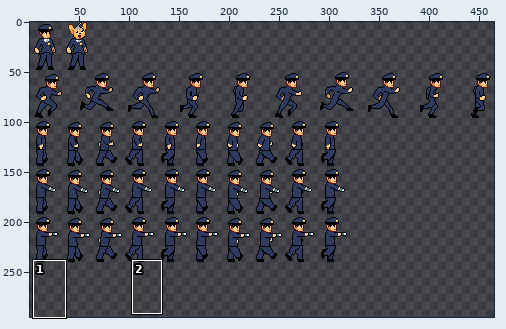
A sprite sheet gets an edit: Assets/Textures/Character/Police.png. The first picture is a wide view before the edit; the outline marks the close-up.
Close-up. Before the commit:
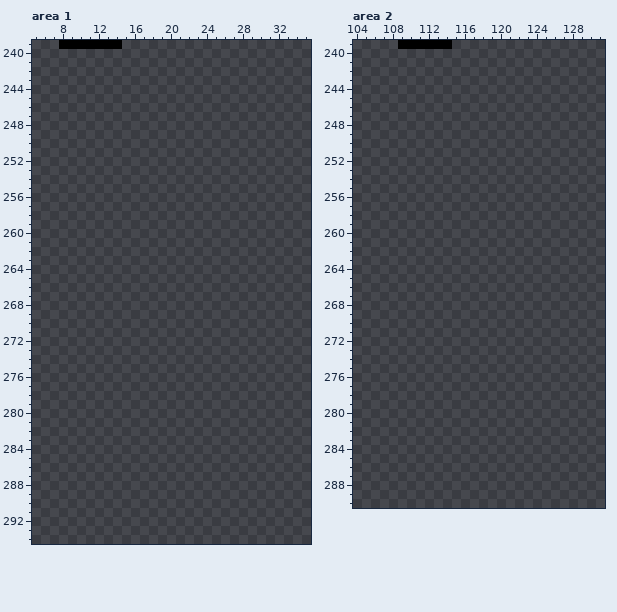
The file is 480x320 pixels. Shown: area 1: x 5..35, y 239..294; area 2: x 104..131, y 239..290. The wide view leaves out empty margins. The commit also changed other parts of the picture, which this record leaves out.
New version:
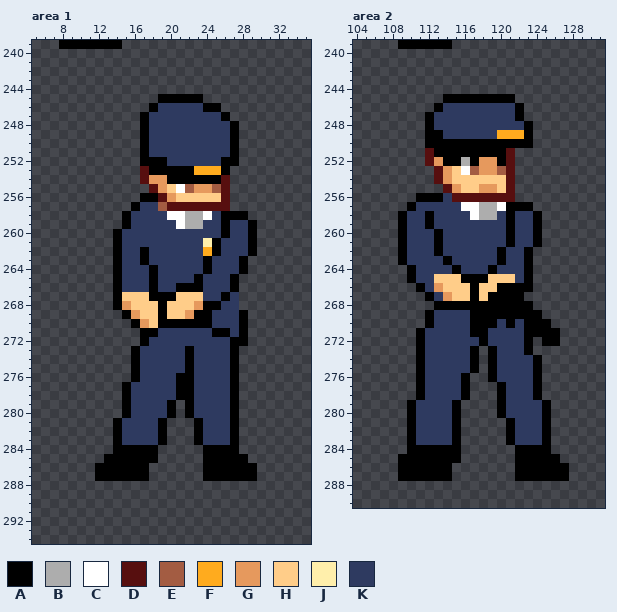
Palette (. is transparent): A #000000  B #adadad  C #ffffff  D #570f0f  E #a35c42  F #ffab1e  G #e6995d  H #ffcd89  J #ffefab  K #2e3a60
Change:
Changed rows in their new state; - is an unchanged pixel.
Area 1:
first column x 12:
245 -------AAAAA------
246 ------AKKKKKAA----
247 -----AKKKKKKKKA---
248 -----AKKKKKKKKKA--
249 -----AKKKKKKKKKA--
250 -----AKKKKKKKKKA--
251 -----AKKKKKKKKKA--
252 -----AAAKKKKKKAA--
253 -----DAAAAAFFFA---
254 -----DGGAAAAAAD---
255 ------DGHCEGGED---
256 -----AADGHHHHHD---
257 ----AKKEDDDDDDD---
258 ---AKKKKCCBBCKAAA-
259 ---AKKKKKCBBKKAKKA
260 --AKKKKKKKKKKKAKKA
261 --AKKKKKKKKKJAKKKA
262 --AKKAKKKKKKFAKKKA
263 --AKKAKKKKKKAKKKA-
264 --AKKKAKKKKKAKKKA-
265 --AKKKAKKKKAKKKA--
266 --AKKKAKKAAAKKKA--
267 --AHHHAAAHHHKKAK--
268 --AGHHHAHHHGAAKK--
269 ---AGHHAHHGAAKKKA-
270 ----AGHAAAAAAKKKA-
271 -----AAKKKKKKAAKA-
272 -----AKKKKKKKKKAA-
273 ----AKKKKKAKKKKA--
274 ----AKKKKKAKKKKA--
275 ----AKKKKKAKKKKA--
276 ----AKKKKAAKKKKA--
277 ---AKKKKKAAKKKKA--
278 ---AKKKKKAAKKKKA--
279 ---AKKKKA-AKKKKA--
280 ---AKKKKA-AKKKKA--
281 --AKKKKA---AKKKA--
282 --AKKKKA---AKKKA--
283 --AKKKKA---AKKKA--
284 --AAAAA-----AAAA--
285 -AAAAAA-----AAAAA-
286 AAAAAA------AAAAAA
287 AAAAAA------AAAAAA
Area 2:
first column x 109:
245 -----AAAAAAAA------
246 ----AKKKKKKKKA-----
247 ---AKKKKKKKKKA-----
248 ---AKKKKKKKKKKA----
249 ---AAKKKKKKFFFA----
250 ---AAAAAAAAAAAA----
251 ---DAAAAAAAAD------
252 ---DGAABAGGAD------
253 ----DGHCEGGED------
254 ----DGHHHHHHD------
255 -----DGHHGGHD------
256 --AAAKDDDDDDD------
257 -AKKKKKCCBBCAAA----
258 AKKAKKKKCBBKAKKA---
259 AKKAKKKKKKKKAKKA---
260 AKKKAKKKKKKKAKKA---
261 AKKKAKKKKKKKAKKA---
262 AKKKAKKKKKKAKKA----
263 AKKKKAKKKKKAKKA----
264 -AKKKKAKKKAKKKA----
265 -AKKHHHAAAHHHKA----
266 --AKGHHHAHHAAAA----
267 ---AKGHHAHAAAA-----
268 ----AAAAAAAAAAA----
269 ---AKKKKAAAAAAAA---
270 ---AKKKKAAAKAKAAA--
271 --AKKKKKAAKKKKAAAA-
272 --AKKKKKKAKKKKA-AA-
273 --AKKKKKA-AKKKA----
274 --AKKKKKA-AKKKKA---
275 --AKKKKKA-AKKKKA---
276 --AKKKKA--AKKKKA---
277 --AKKKKA---AKKKA---
278 --AKKKKA---AKKKA---
279 -AKKKKA----AKKKKA--
280 -AKKKKA----AKKKKA--
281 -AKKKKA-----AKKKA--
282 -AKKKKA-----AKKKA--
283 -AKKKKA-----AKKKA--
284 -AAAAAA------AAAA--
285 AAAAAAA------AAAAA-
286 AAAAAA-------AAAAAA
287 AAAAAA-------AAAAAA
Changed places in both close-ups, as pixel boxes (x1, y1, x2, y2):
added: (95, 94, 257, 481)
added: (398, 94, 569, 481)
